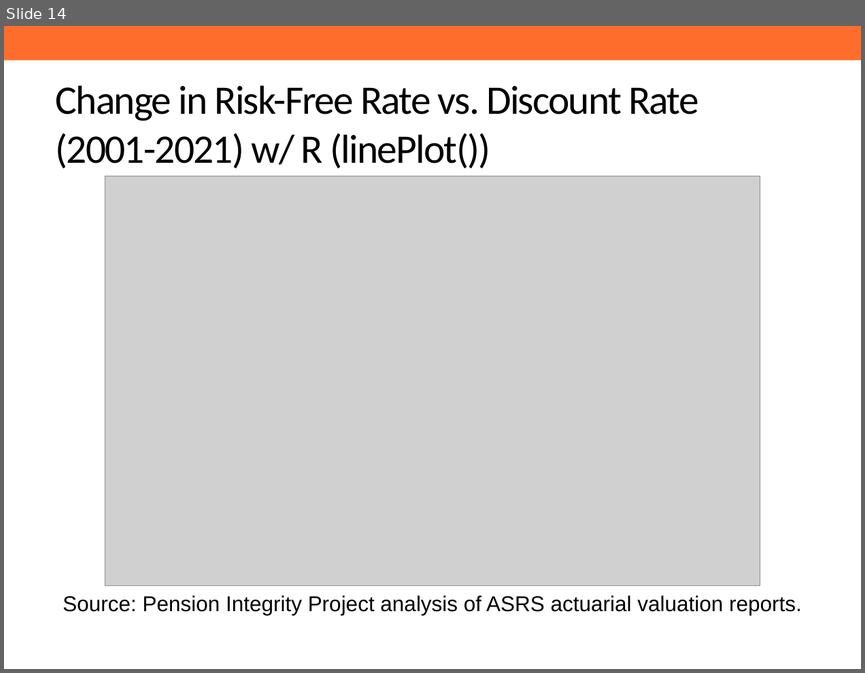
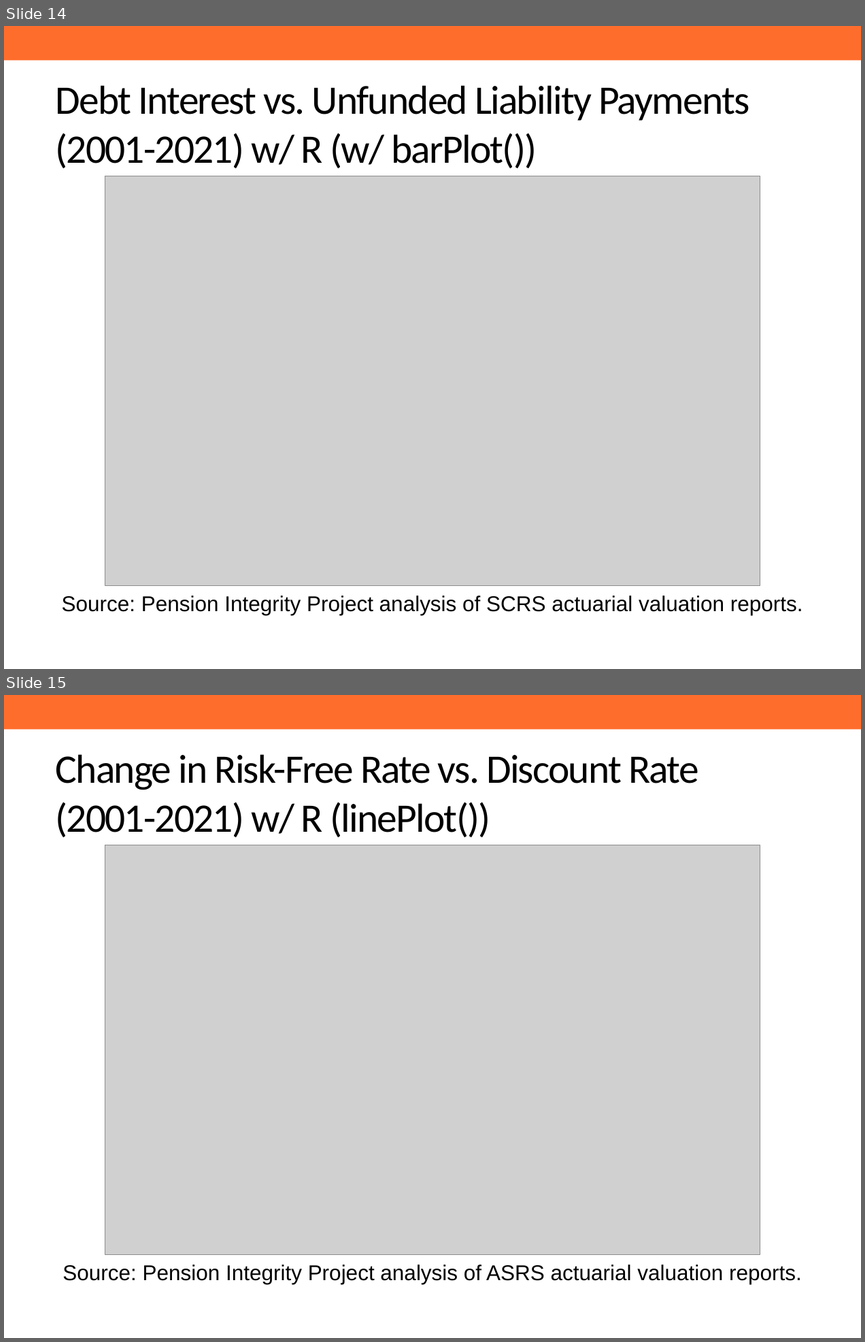
Before and after one commit to ANiraula/ASRS.deck, a slide deck: RMarkdown_ASRS.pptx. Shown one above the other, each under a label of ours: slide 14 before the commit, slides 14 and 15 after it. The pictures are 865x673 and 865x1342 pixels, drawn with LibreOffice and Linux fonts; fonts in the diff are those of the drawing; grey boxes stand for pictures; background and template pictures are left out. Boxes give left, top, right and bottom in pixels: in the first picture for what was removed or moved away, otherwise in the second. Text is boxed around its words. In the diff, an @@ line names an element or a change of style, - is before the commit and + after.

```diff
--- a/RMarkdown_ASRS.pptx
+++ b/RMarkdown_ASRS.pptx
@@ slide 14 added at bbox=[4, 26, 861, 669], background #FFFFFF; not listed: 1 template element that a slide beside it also shows @@
@@ title added at bbox=[56, 85, 749, 168], 34 pt, text #000000 @@
+Debt Interest vs. Unfunded Liability Payments (2001-2021) w/ R (w/ barPlot())
@@ picture added at bbox=[105, 176, 759, 586] @@
@@ text added at bbox=[62, 595, 803, 615], 18 pt, text #000000 @@
+Source: Pension Integrity Project analysis of SCRS actuarial valuation reports.
@@ what was slide 14 is now slide 15 @@
```
Also in this commit, not shown: 1 slide changed, 1 other file.
